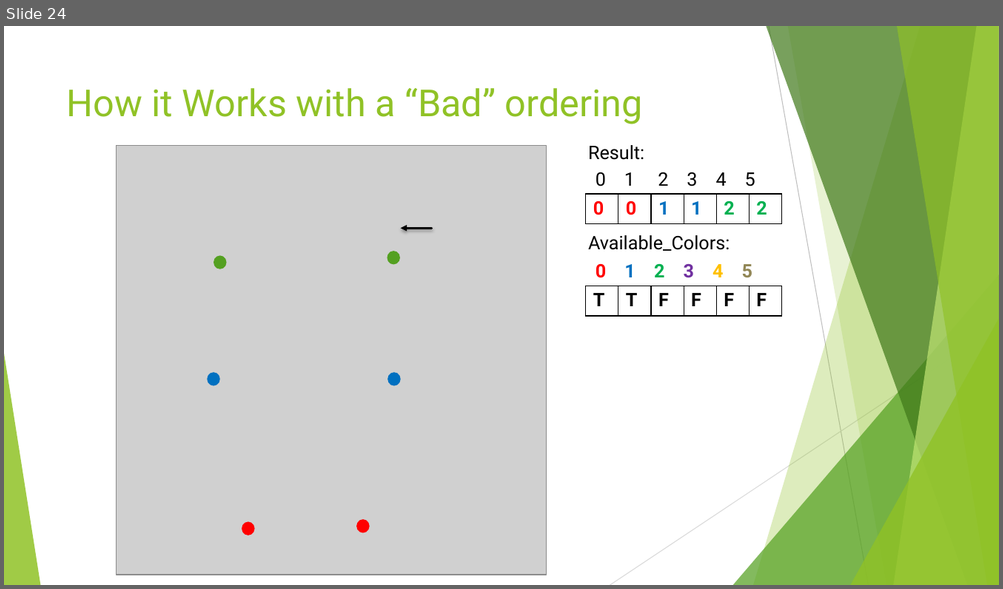
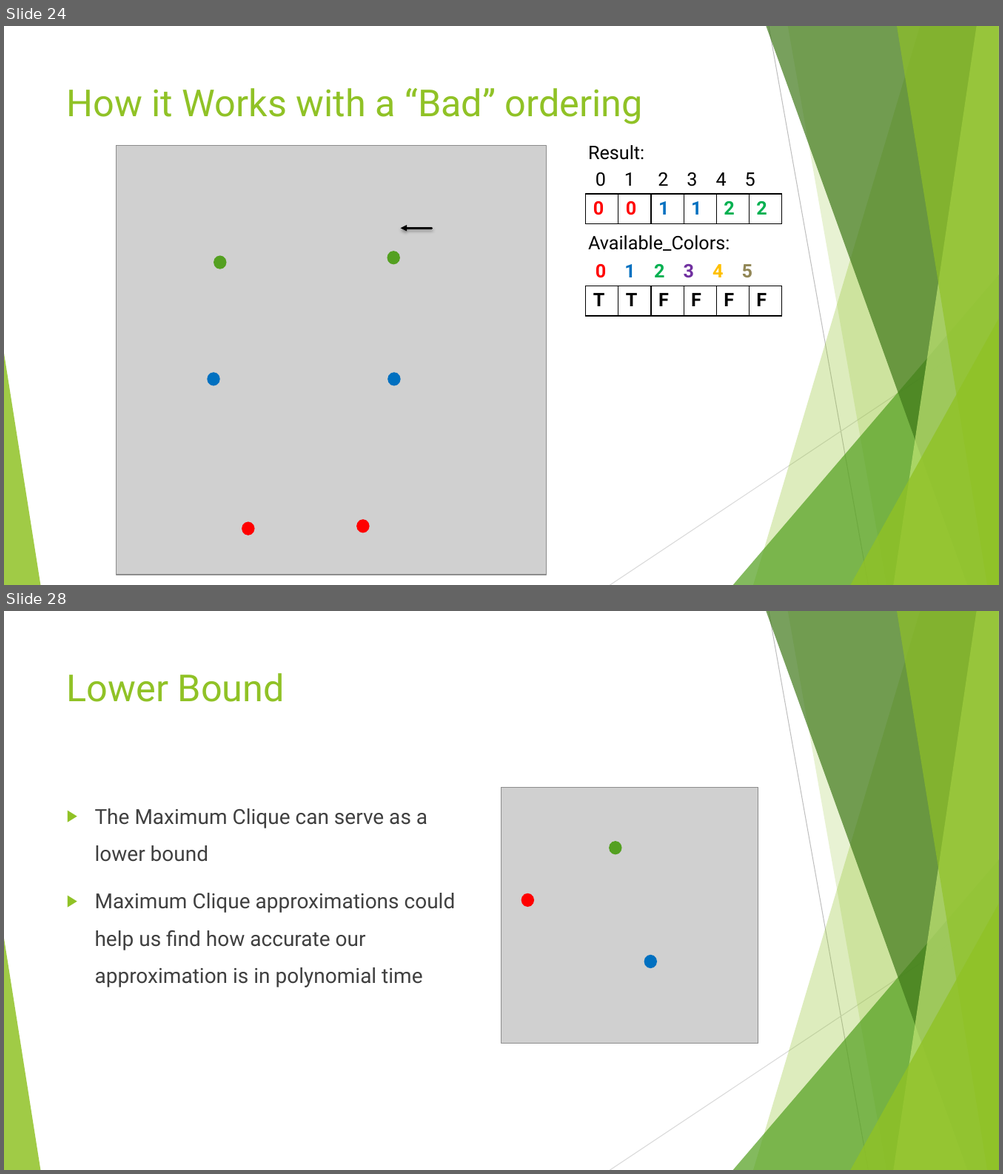
Before and after one commit to pearceag/Min_Coloring_Graph, a slide deck: presentations/Approximation_Presentation.pptx. Shown one above the other, each under a label of ours: slide 24 before the commit, slides 24 and 28 after it; the slides between them are not shown. The pictures are 1003x589 and 1003x1174 pixels, drawn with LibreOffice and Linux fonts; fonts in the diff are those of the drawing; grey boxes stand for pictures. Boxes give left, top, right and bottom in pixels: in the first picture for what was removed or moved away, otherwise in the second. Text is boxed around its words. In the diff, an @@ line names an element or a change of style, - is before the commit and + after.

```diff
--- a/presentations/Approximation_Presentation.pptx
+++ b/presentations/Approximation_Presentation.pptx
@@ slide 28 added at [4, 611, 999, 1170], background #FFFFFF; not listed: 10 template elements that a slide beside it also shows @@
@@ title added at [67, 673, 284, 702], 36 pt, text #90C226 @@
+Lower Bound
@@ picture added at [502, 787, 758, 1044] @@
@@ text added at [95, 809, 455, 988], 20 pt, text #404040 @@
+▶ The Maximum Clique can serve as a lower bound
+▶ Maximum Clique approximations could help us find how accurate our approximation is in polynomial time
@@ ellipse added at [609, 842, 622, 855], fill #54A021 @@
@@ ellipse added at [521, 894, 534, 907], fill #FF0000 @@
@@ ellipse added at [644, 955, 657, 968], fill #0070C0 @@
```
Also in this commit, not shown: 1 slide changed, 5 other slides added, 5 slides removed, 6 other files.
